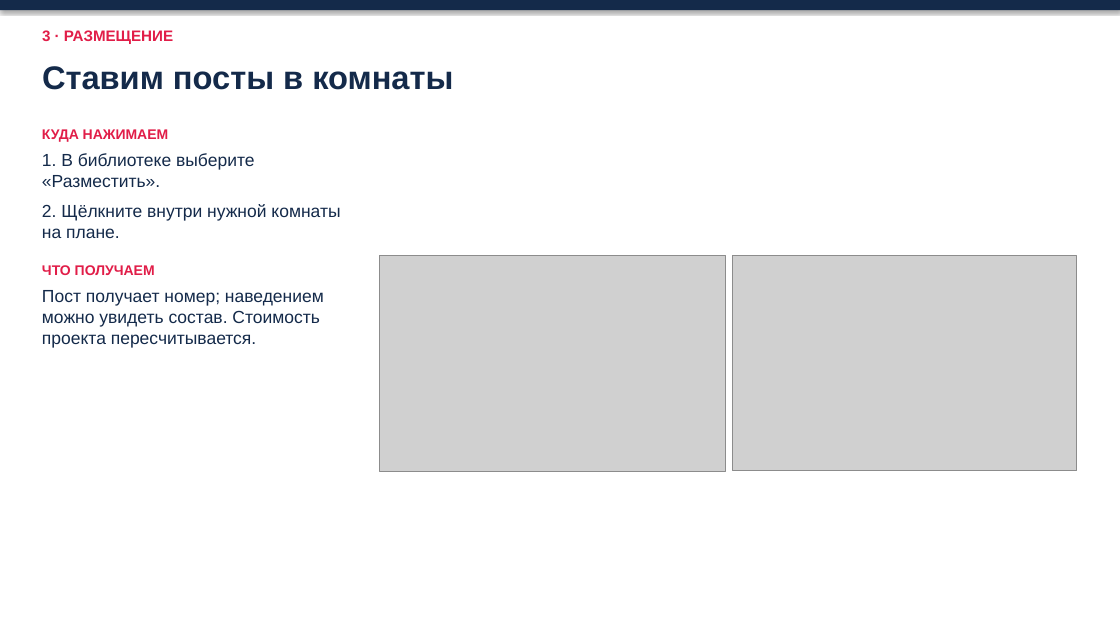
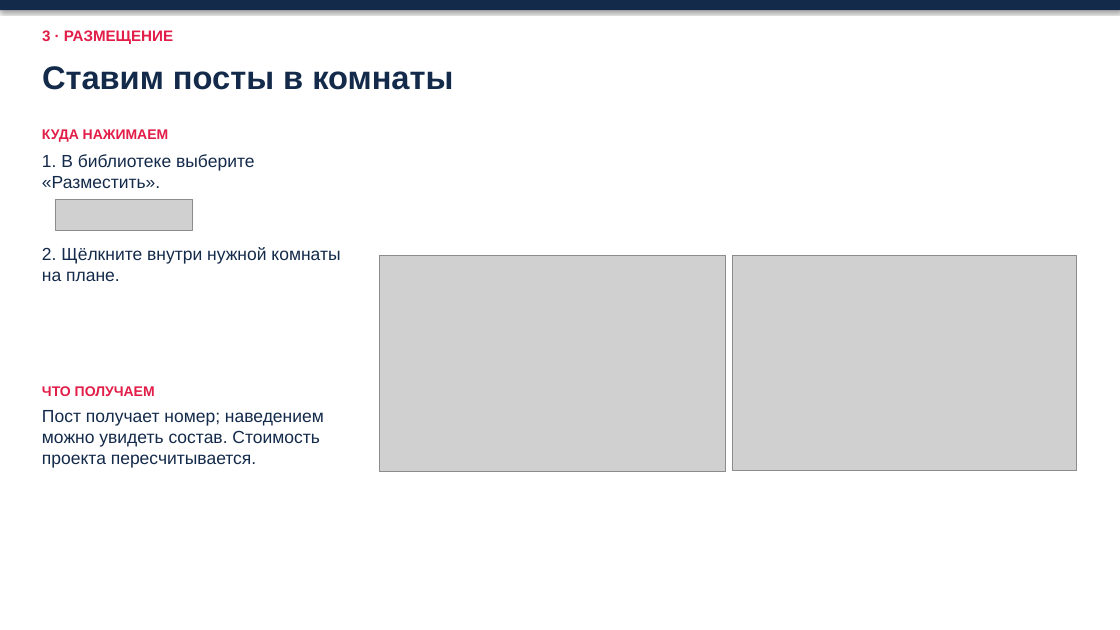
Before and after one commit to ZAVALEX174/electroPlan, a slide deck: slide 9 of docs/как-работать-в-новом-проекте-2026-11-14.pptx. Drawn at 1120x630 pixels with LibreOffice and Linux fonts; fonts in the diff are those of the drawing; grey boxes stand for pictures. Boxes give left, top, right and bottom in pixels: in the first picture for what was removed or moved away, otherwise in the second. Text is boxed around its words. In the diff, an @@ line names an element or a change of style, - is before the commit and + after.

```diff
--- a/docs/как-работать-в-новом-проекте-2026-11-14.pptx
+++ b/docs/как-работать-в-новом-проекте-2026-11-14.pptx
@@ text at <box>42,129,340,275</box>: paragraphs removed @@
-КУДА НАЖИМАЕМ
-1. В библиотеке выберите «Разместить».
-2. Щёлкните внутри нужной комнаты на плане.
-ЧТО ПОЛУЧАЕМ
@@ picture added at <box>55,199,193,230</box> @@
@@ text added at <box>42,247,340,281</box>, 15 pt, text #142A4A @@
+2. Щёлкните внутри нужной комнаты на плане.
@@ text added at <box>42,386,155,396</box>, 12 pt, text #E11D48, bold @@
+ЧТО ПОЛУЧАЕМ
@@ text "Пост получает номер; наведением можно ...": place and size @@
-text "Пост получает номер; наведением можно ..." at <box>42,129,340,348</box>
+text "Пост получает номер; наведением можно ..." at <box>42,410,324,468</box>
```
Also in this commit, not shown: 16 other slides changed.
